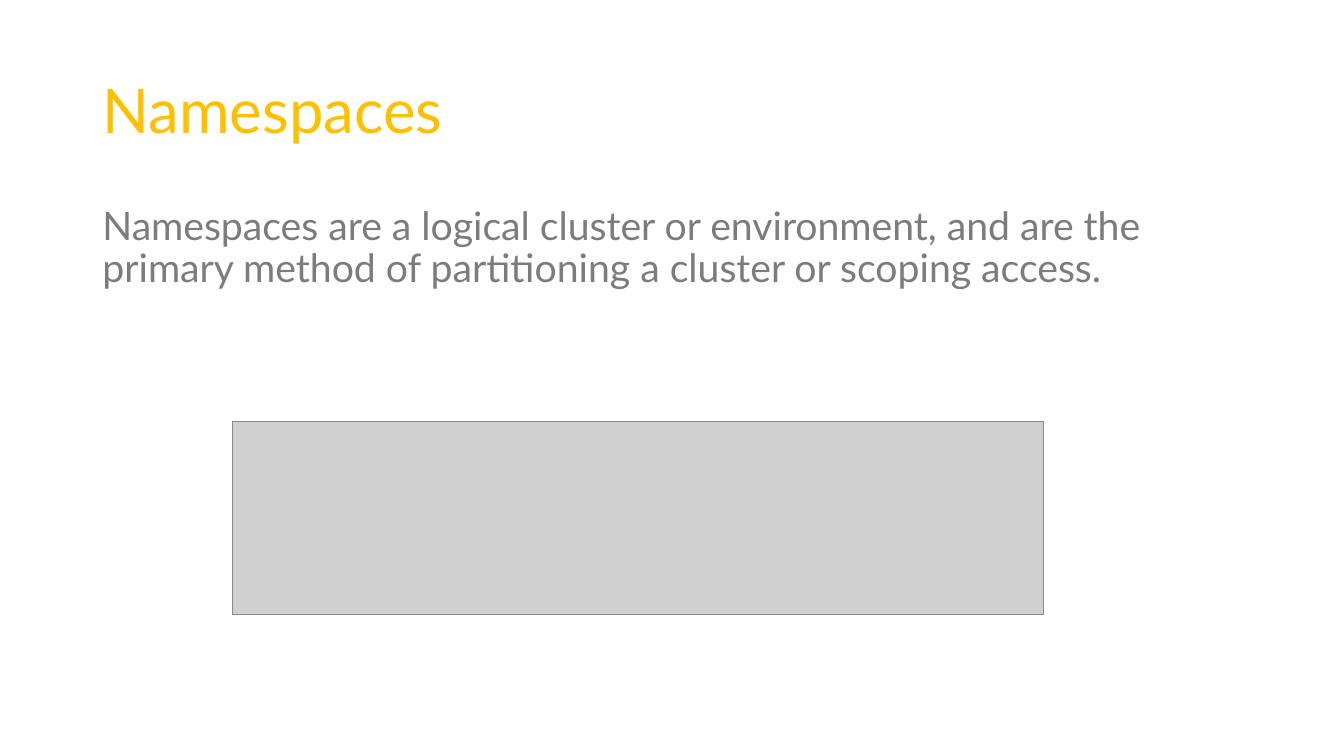
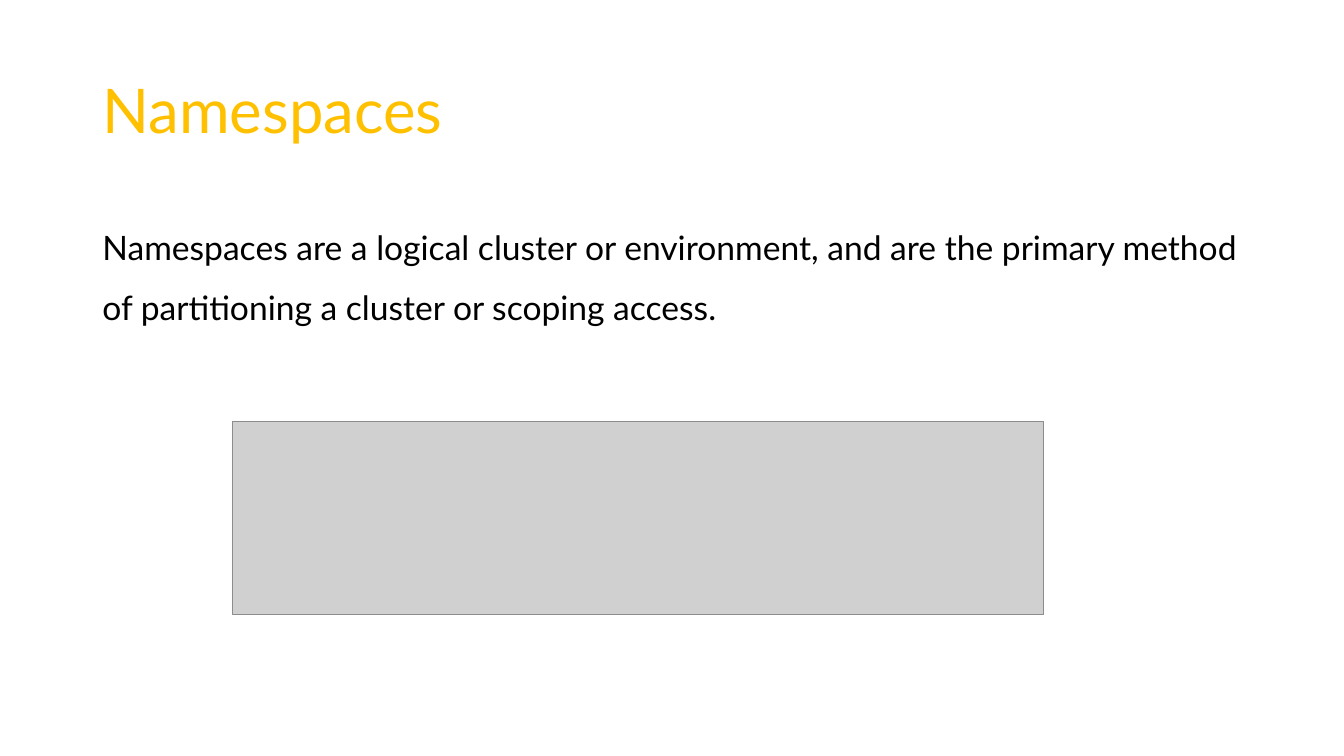
Before and after one commit to tarunp/kubernetes, a slide deck: slide 12 of Kubernetes.pptx. Drawn at 1344x756 pixels with LibreOffice and Linux fonts; fonts in the diff are those of the drawing; grey boxes stand for pictures; background and template pictures are left out. Boxes give left, top, right and bottom in pixels: in the first picture for what was removed or moved away, otherwise in the second. Text is boxed around its words. In the diff, an @@ line names an element or a change of style, - is before the commit and + after.

```diff
--- a/Kubernetes.pptx
+++ b/Kubernetes.pptx
@@ text "Namespaces are a logical cluster ..." at <box>102,235,1237,326</box>: size 28 to 24 pt, text colour #7C7C7C to #000000; line spacing 0.9 to 1.5 @@
```
Also in this commit, not shown: 20 other slides changed.
